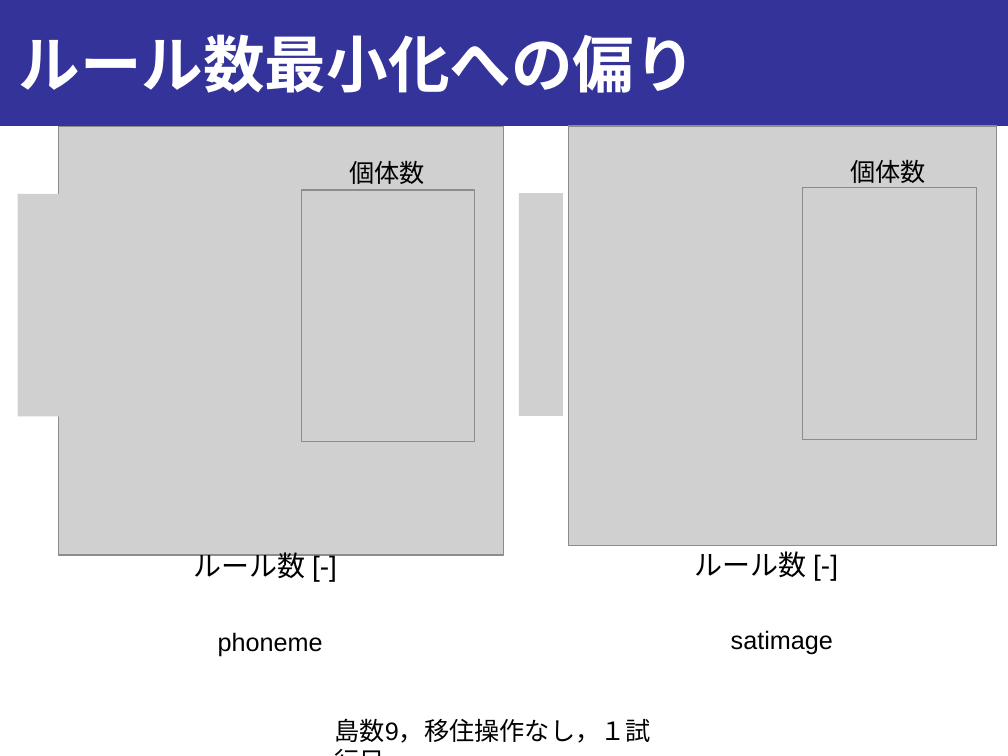
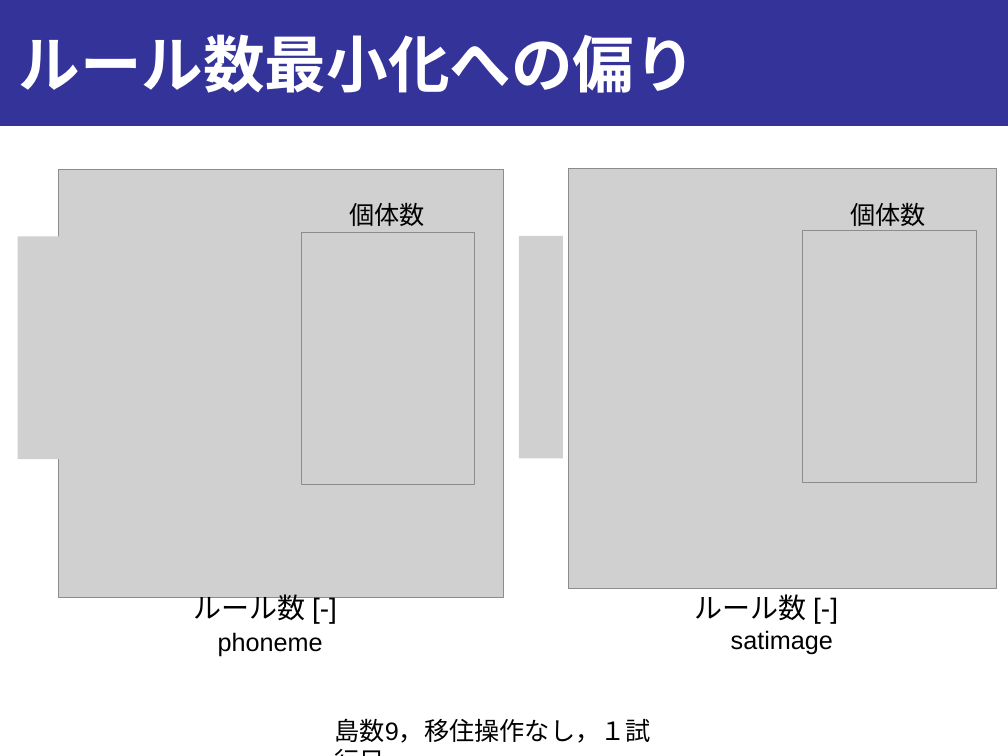
Before and after one commit to onikUone/Junior_slides, a slide deck: slide 20 of スライド_v1.pptx (slide 17 before the commit). Drawn at 1008x756 pixels with LibreOffice and Linux fonts; fonts in the diff are those of the drawing; grey boxes stand for pictures. Boxes give left, top, right and bottom in pixels: in the first picture for what was removed or moved away, otherwise in the second. Text is boxed around its words. In the diff, an @@ line names an element or a change of style, - is before the commit and + after.

```diff
--- a/スライド_v1.pptx
+++ b/スライド_v1.pptx
@@ 4 texts, 1 picture: place and size @@
-4 texts, 1 picture at <box>194,159,977,578</box>
+4 texts, 1 picture at <box>194,202,977,620</box>
@@ 5 pictures: place and size @@
-5 pictures at <box>18,126,997,555</box>
+5 pictures at <box>18,168,997,598</box>
```
Also in this commit, not shown: 5 other slides changed, 5 slides added, 7 other files.
